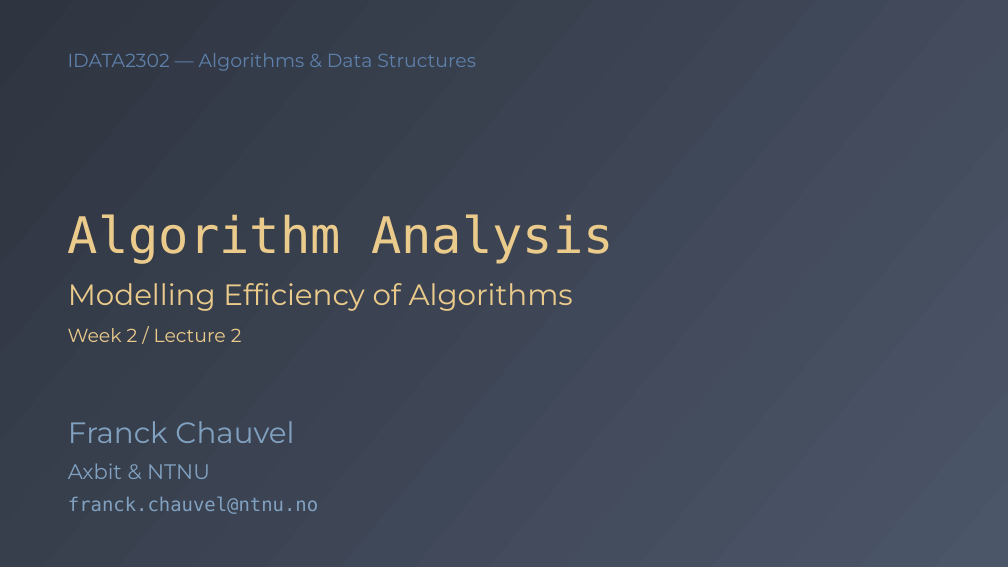
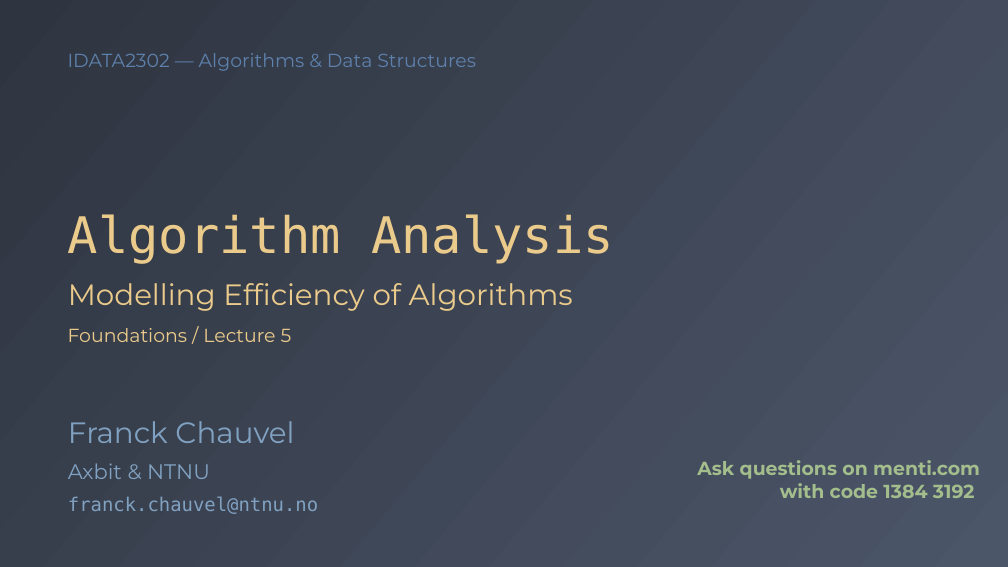
Before and after one commit to fchauvel/ntnu-idata2302-website, a slide deck: slide 1 of source/foundations/_static/analysis/algorithm_analysis.pptx. Drawn at 1008x567 pixels with LibreOffice and Linux fonts; fonts in the diff are those of the drawing. Boxes give left, top, right and bottom in pixels: in the first picture for what was removed or moved away, otherwise in the second. Text is boxed around its words. In the diff, an @@ line names an element or a change of style, - is before the commit and + after.

```diff
--- a/source/foundations/_static/analysis/algorithm_analysis.pptx
+++ b/source/foundations/_static/analysis/algorithm_analysis.pptx
@@ text at (68,328,292,342): text changed @@
-Week 2 / Lecture 2
+Foundations / Lecture 5
@@ text added at (697,460,980,498), 18 pt, text #A3BE8C, bold @@
+Ask questions on menti.com
+with code 1384 3192
```
Also in this commit, not shown: 2 other files.
